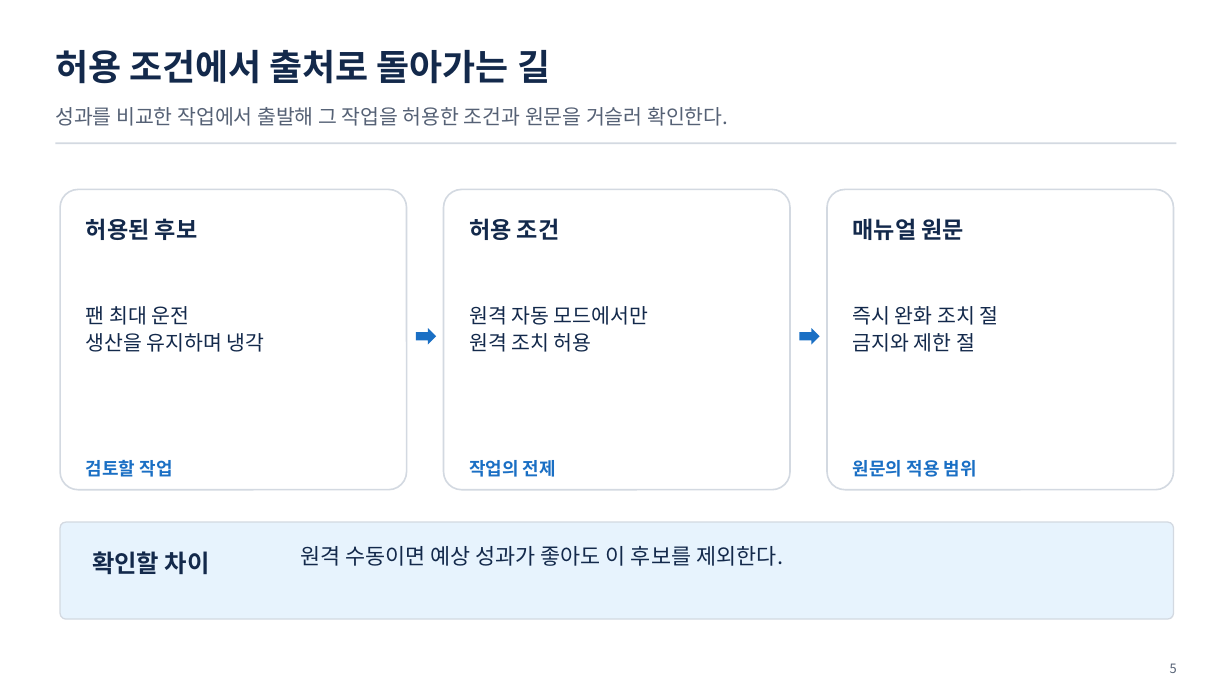
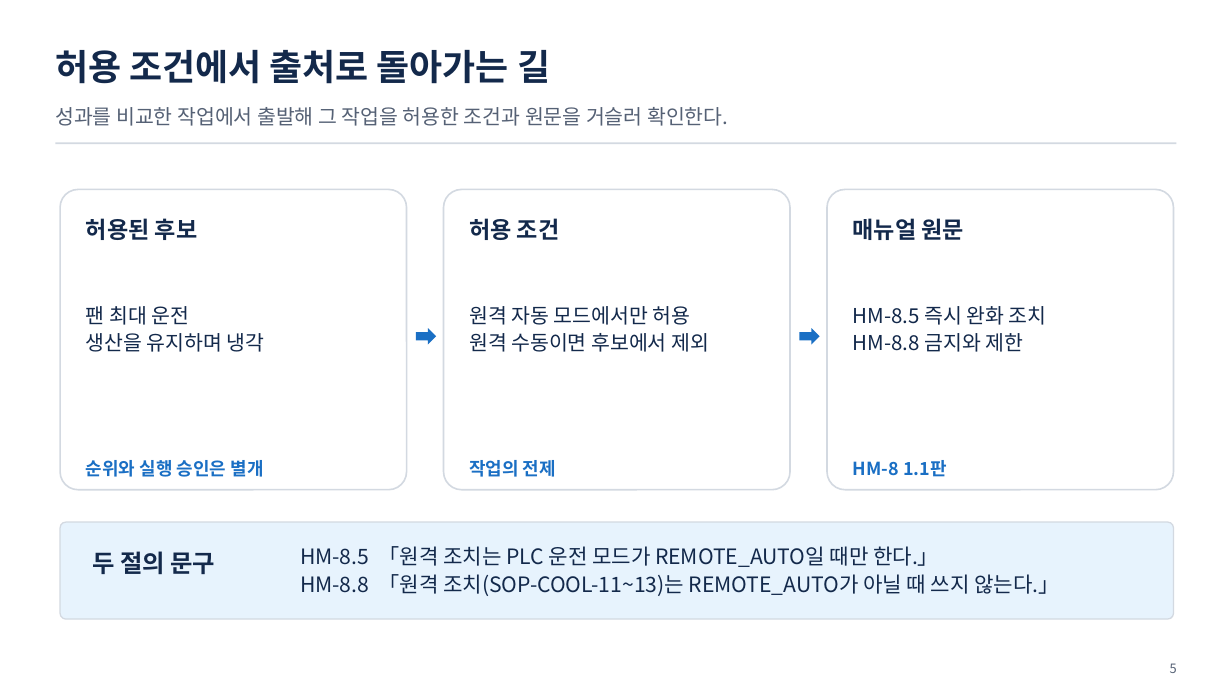
Before and after one commit to uengine-oss/hyd-iot-edu, a slide deck: slide 5 of workspace/강의제작/산출물/통합반/이론/04회차/통합반_04일차.pptx. Drawn at 1232x693 pixels with LibreOffice and Linux fonts; fonts in the diff are those of the drawing. Boxes give left, top, right and bottom in pixels: in the first picture for what was removed or moved away, otherwise in the second. Text is boxed around its words. In the diff, an @@ line names an element or a change of style, - is before the commit and + after.

Commit message:
통합반 온라인 4회차 4~10장의 작업 조건과 판본을 원문으로 대조

```diff
--- a/workspace/강의제작/산출물/통합반/이론/04회차/통합반_04일차.pptx
+++ b/workspace/강의제작/산출물/통합반/이론/04회차/통합반_04일차.pptx
@@ text at [469, 306, 709, 352]: text changed @@
-원격 자동 모드에서만
-원격 조치 허용
+원격 자동 모드에서만 허용
+원격 수동이면 후보에서 제외
@@ text at [853, 306, 1047, 352]: text changed @@
-즉시 완화 조치 절
-금지와 제한 절
+HM-8.5 즉시 완화 조치
+HM-8.8 금지와 제한
@@ text at [86, 460, 263, 477]: text changed @@
-검토할 작업
+순위와 실행 승인은 별개
@@ text at [853, 460, 947, 477]: text changed @@
-원문의 적용 범위
+HM-8 1.1판
@@ text at [92, 551, 215, 574]: text changed @@
-확인할 차이
+두 절의 문구
@@ text at [300, 546, 1059, 596]: text changed; size 17 to 16.5 pt @@
-원격 수동이면 예상 성과가 좋아도 이 후보를 제외한다.
+HM-8.5 「원격 조치는 PLC 운전 모드가 REMOTE_AUTO일 때만 한다.」
+HM-8.8 「원격 조치(SOP-COOL-11~13)는 REMOTE_AUTO가 아닐 때 쓰지 않는다.」
```
Also in this commit, not shown: 5 other slides changed, 5 other files.
